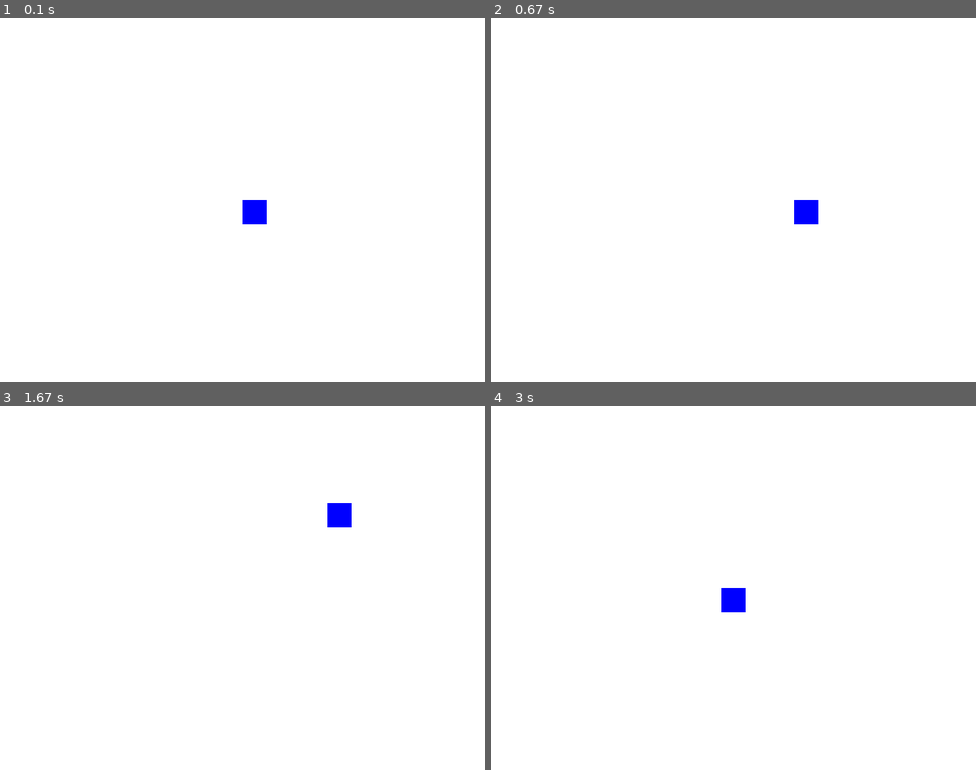
Above: before the commit, frames 1-4 (two rows, left to right).
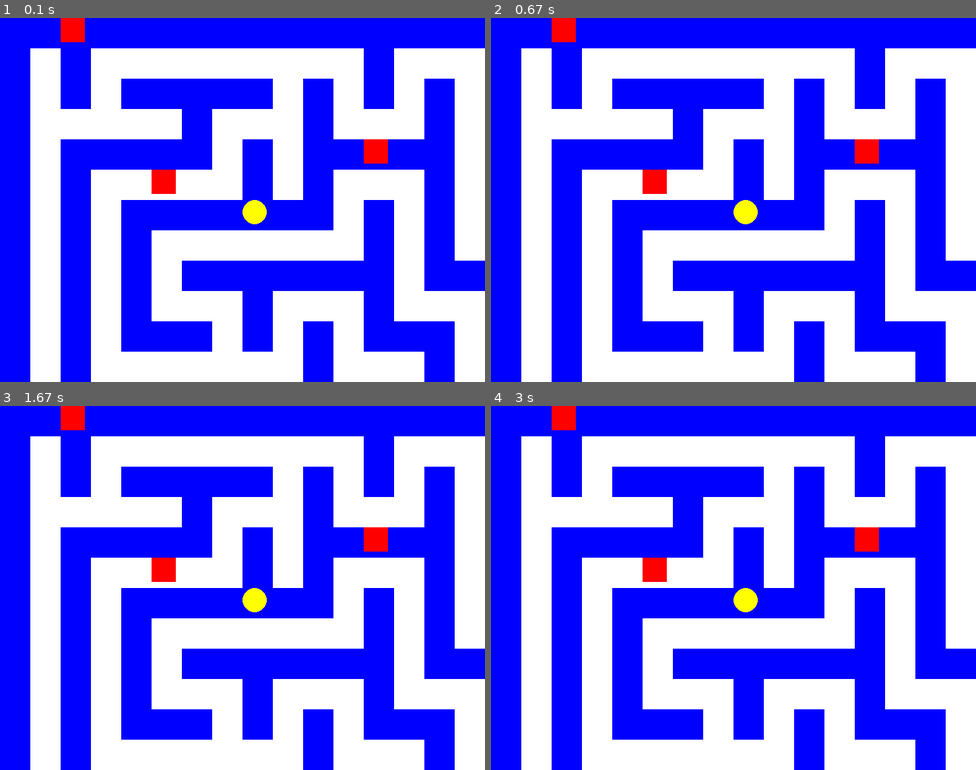
Above: after the commit, the same moments.

Repository: kennethbrody/Kenneth-Brody-pygame
Game: pygame game, started from game.py
The game is run twice, just before and just after one commit, with the same random seed, the same clock (stepped at 60 frames per second) and the same inputs.
Inputs:
- Up to frame 1 (0.1 s): no input
- Up to frame 2 (0.67 s): hold Right from 0.33 s (still down)
- Up to frame 3 (1.67 s): release Right at 0.8 s; hold Up 0.83-1.3 s
- Up to frame 4 (3 s): hold Left 1.83-2.37 s; hold Down 2.4-2.87 s

The runs differ from the first frame. In frame 1, 51% of the frame differs, in the area x 0-100%, y 0-100%; in frame 2, 51%; in frame 3, 51%; in frame 4, 51%.

Commit message:
added pellets

Diff:
--- a/game.py
+++ b/game.py
@@ -1,8 +1,7 @@
-# Example file showing a basic pygame "game loop"
-
-
 import pygame
 import sys
+import random
+from collections import deque
 
 # Initialize Pygame
 pygame.init()
@@ -11,22 +10,174 @@
 SCREEN_WIDTH = 800
 SCREEN_HEIGHT = 600
 screen = pygame.display.set_mode((SCREEN_WIDTH, SCREEN_HEIGHT))
-pygame.display.set_caption("Pygame Example: Movable Player")
+pygame.display.set_caption("Pac-Man-like Maze with NPCs")
 
 # Colors
 WHITE = (255, 255, 255)
 BLUE = (0, 0, 255)
 BLACK = (0, 0, 0)
+YELLOW = (255, 255, 0)
+RED = (255, 0, 0)
+PELT_COLOR = (255, 255, 255)  # Color of the pellet (white)
 
 # Player settings
 player_size = 40
-player_color = BLUE
+player_color = YELLOW
 player_x = SCREEN_WIDTH // 2
 player_y = SCREEN_HEIGHT // 2
 player_speed = 5
 
-# Background settings
-background_color = WHITE
+# Tile size (for the maze)
+TILE_SIZE = 50
+
+# Maze dimensions (based on screen size)
+maze_width = SCREEN_WIDTH // TILE_SIZE
+maze_height = SCREEN_HEIGHT // TILE_SIZE
+
+# Directions for movement (up, right, down, left)
+directions = [(-1, 0), (1, 0), (0, -1), (0, 1)]  # (dy, dx)
+
+# Function to generate the maze using recursive backtracking
+def generate_maze():
+    maze = [[1] * maze_width for _ in range(maze_height)]  # Start with walls everywhere
+    stack = []
+
+    # Start at a random cell
+    start_y, start_x = random.randint(0, maze_height - 1), random.randint(0, maze_width - 1)
+    maze[start_y][start_x] = 0  # Mark the start as a path
+    stack.append((start_y, start_x))
+
+    while stack:
+        y, x = stack[-1]
+        neighbors = []
+
+        # Check all 4 possible directions
+        for dy, dx in directions:
+            ny, nx = y + dy * 2, x + dx * 2
+            if 0 <= ny < maze_height and 0 <= nx < maze_width and maze[ny][nx] == 1:
+                neighbors.append((dy, dx))
+
+        if neighbors:
+            dy, dx = random.choice(neighbors)
+            ny, nx = y + dy * 2, x + dx * 2
+            maze[ny][nx] = 0  # Mark as a path
+            maze[y + dy][x + dx] = 0  # Remove the wall between the current cell and the new cell
+            stack.append((ny, nx))  # Add the new cell to the stack
+        else:
+            stack.pop()  # Backtrack if there are no unvisited neighbors
+
+    return maze
+
+# Create a maze
+maze = generate_maze()
+
+# Function to draw the maze
+def draw_maze():
+    for y in range(maze_height):
+        for x in range(maze_width):
+            if maze[y][x] == 1:
+                # Draw the wall (blue)
+                pygame.draw.rect(screen, BLUE, (x * TILE_SIZE, y * TILE_SIZE, TILE_SIZE, TILE_SIZE))
+            else:
+                # Draw the path (white)
+                pygame.draw.rect(screen, WHITE, (x * TILE_SIZE, y * TILE_SIZE, TILE_SIZE, TILE_SIZE))
+
+# NPC (Ghost) settings
+ghost_size = 40
+ghost_speed = 1  # Slow down the ghost speed (less than player speed)
+ghosts = []
+
+# Create 3 NPC ghosts
+for _ in range(3):
+    ghost_x = random.randint(0, maze_width - 1) * TILE_SIZE
+    ghost_y = random.randint(0, maze_height - 1) * TILE_SIZE
+    ghosts.append({'x': ghost_x, 'y': ghost_y})
+
+# BFS to find the shortest path avoiding walls
+def bfs(start, goal):
+    queue = deque([start])
+    parent = {start: None}
+    visited = set()
+    visited.add(start)
+
+    while queue:
+        current = queue.popleft()
+        if current == goal:
+            path = []
+            while current:
+                path.append(current)
+                current = parent[current]
+            path.reverse()
+            return path
+
+        for dy, dx in directions:
+            ny, nx = current[0] + dy, current[1] + dx
+            if 0 <= ny < maze_height and 0 <= nx < maze_width and maze[ny][nx] == 0 and (ny, nx) not in visited:
+                visited.add((ny, nx))
+                parent[(ny, nx)] = current
+                queue.append((ny, nx))
+
+    return []  # Return empty path if no path exists
+
+# Function to move the ghosts (chasing the player)
+def move_ghosts(frame_count):
+    # Only move the ghosts every 60 frames, or 1 second at 60 FPS
+    if frame_count % 60 == 0:
+        for ghost in ghosts:
+            # Convert ghost position to maze coordinates
+            ghost_tile_x = ghost['x'] // TILE_SIZE
+            ghost_tile_y = ghost['y'] // TILE_SIZE
+            goal_x = player_x // TILE_SIZE
+            goal_y = player_y // TILE_SIZE
+
+            # Find path from ghost to player
+            path = bfs((ghost_tile_y, ghost_tile_x), (goal_y, goal_x))
+
+            if path:
+                # Move ghost along the path (only move one step towards the player)
+                next_y, next_x = path[1]  # Get the second tile in the path (the next step)
+                ghost['x'] = next_x * TILE_SIZE
+                ghost['y'] = next_y * TILE_SIZE
+
+# Check if player collides with a ghost
+def check_ghost_collision():
+    global player_x, player_y
+    for ghost in ghosts:
+        ghost_rect = pygame.Rect(ghost['x'], ghost['y'], ghost_size, ghost_size)
+        player_rect = pygame.Rect(player_x, player_y, player_size, player_size)
+        if ghost_rect.colliderect(player_rect):
+            return True
+    return False
+
+# Function to check if Pac-Man collects a pellet
+def check_pellet_collision(pellets):
+    global player_x, player_y
+    player_rect = pygame.Rect(player_x, player_y, player_size, player_size)
+    collected_pellets = []
+
+    for pellet in pellets:
+        pellet_rect = pygame.Rect(pellet[0], pellet[1], TILE_SIZE // 3, TILE_SIZE // 3)
+        if player_rect.colliderect(pellet_rect):
+            collected_pellets.append(pellet)
+
+    # Remove collected pellets from the list
+    for pellet in collected_pellets:
+        pellet[2] = True  # Mark the pellet as collected (change its color to black)
+        pellets.remove(pellet)  # Remove the pellet from the list
+
+# Generate the initial list of pellets
+def generate_pellets():
+    pellets = []
+    for y in range(maze_height):
+        for x in range(maze_width):
+            if maze[y][x] == 0:  # Only place pellets in navigable areas
+                # Create a pellet at each valid path position
+                if random.random() < 0.2:  # Adjust this probability to control pellet density
+                    pellets.append([x * TILE_SIZE + TILE_SIZE // 4, y * TILE_SIZE + TILE_SIZE // 4, False])  # Add collected status
+    return pellets
+
+# Initialize the list of pellets
+pellets = generate_pellets()
 
 # Frame rate
 FPS = 60
@@ -34,6 +185,8 @@
 
 # Main game loop
 running = True
+frame_count = 0  # Keep track of frame count for ghost movement
+
 while running:
     # Event handling
     for event in pygame.event.get():
@@ -44,34 +197,71 @@
     # Key press handling
     keys = pygame.key.get_pressed()
 
+    # Calculate next position based on key press (movement)
+    next_x = player_x
+    next_y = player_y
+
     if keys[pygame.K_LEFT]:
-        player_x -= player_speed
+        next_x -= player_speed
     if keys[pygame.K_RIGHT]:
-        player_x += player_speed
+        next_x += player_speed
     if keys[pygame.K_UP]:
-        player_y -= player_speed
+        next_y -= player_speed
     if keys[pygame.K_DOWN]:
-        player_y += player_speed
-
-    # Border wrapping (if the player moves off one edge, they appear on the opposite side)
-    if player_x < 0:
-        player_x = SCREEN_WIDTH
-    elif player_x > SCREEN_WIDTH:
-        player_x = 0
-
-    if player_y < 0:
-        player_y = SCREEN_HEIGHT
-    elif player_y > SCREEN_HEIGHT:
-        player_y = 0
-
-    # Fill the screen with the background color
-    screen.fill(background_color)
-
-    # Draw the player (a blue square)
-    pygame.draw.rect(screen, player_color, (player_x, player_y, player_size, player_size))
+        next_y += player_speed
+
+    # Wrap around the screen borders (if player goes off one side)
+    if next_x < 0:
+        next_x = SCREEN_WIDTH - player_size
+    elif next_x > SCREEN_WIDTH:
+        next_x = 0
+
+    if next_y < 0:
+        next_y = SCREEN_HEIGHT - player_size
+    elif next_y > SCREEN_HEIGHT:
+        next_y = 0
+
+    # Check for wall collisions (don't let the player move through walls)
+    player_tile_x = next_x // TILE_SIZE
+    player_tile_y = next_y // TILE_SIZE
+
+    if maze[player_tile_y][player_tile_x] == 0:  # If next tile is a path (0)
+        player_x = next_x
+        player_y = next_y
+
+    # Fill the screen with the background image
+    screen.fill(BLACK)  # Set a black background
+
+    # Draw the maze
+    draw_maze()
+
+    # Move the ghosts (chasing the player)
+    move_ghosts(frame_count)
+
+    # Draw the ghosts (red squares for simplicity)
+    for ghost in ghosts:
+        pygame.draw.rect(screen, RED, (ghost['x'], ghost['y'], ghost_size, ghost_size))
+
+    # Draw the player (yellow circle)
+    pygame.draw.circle(screen, player_color, (player_x + player_size // 2, player_y + player_size // 2), player_size // 2)
+
+    # Draw the remaining pellets
+    for pellet in pellets:
+        pygame.draw.circle(screen, PELT_COLOR, (pellet[0], pellet[1]), TILE_SIZE // 6)  # Draw white pellet
+
+    # Check if player collects any pellets
+    check_pellet_collision(pellets)
+
+    # Check for collision with ghosts
+    if check_ghost_collision():
+        print("Game Over!")
+        running = False
 
     # Update the display
     pygame.display.flip()
 
     # Control the frame rate
     clock.tick(FPS)
+
+    # Increment frame count for ghost movement timing
+    frame_count += 1
Not shown, added: assets/kenney_1-bit-pack.zip
